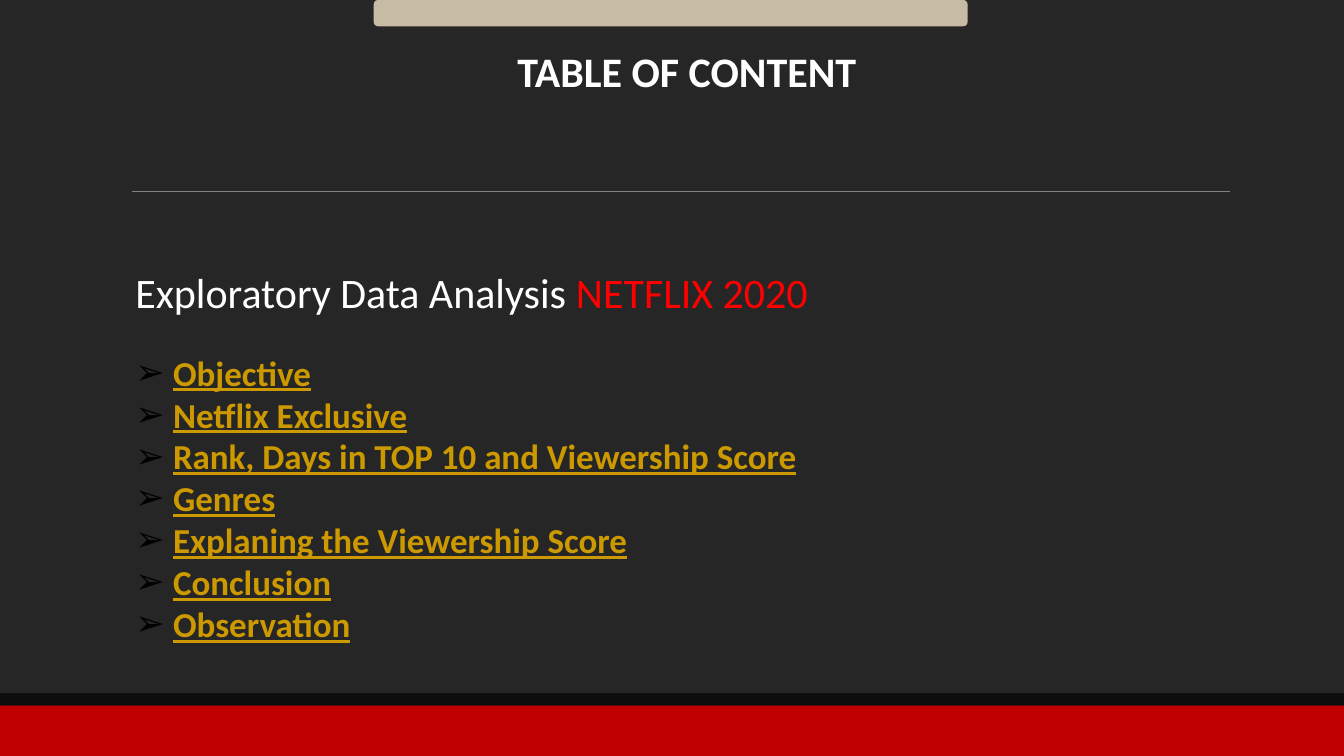
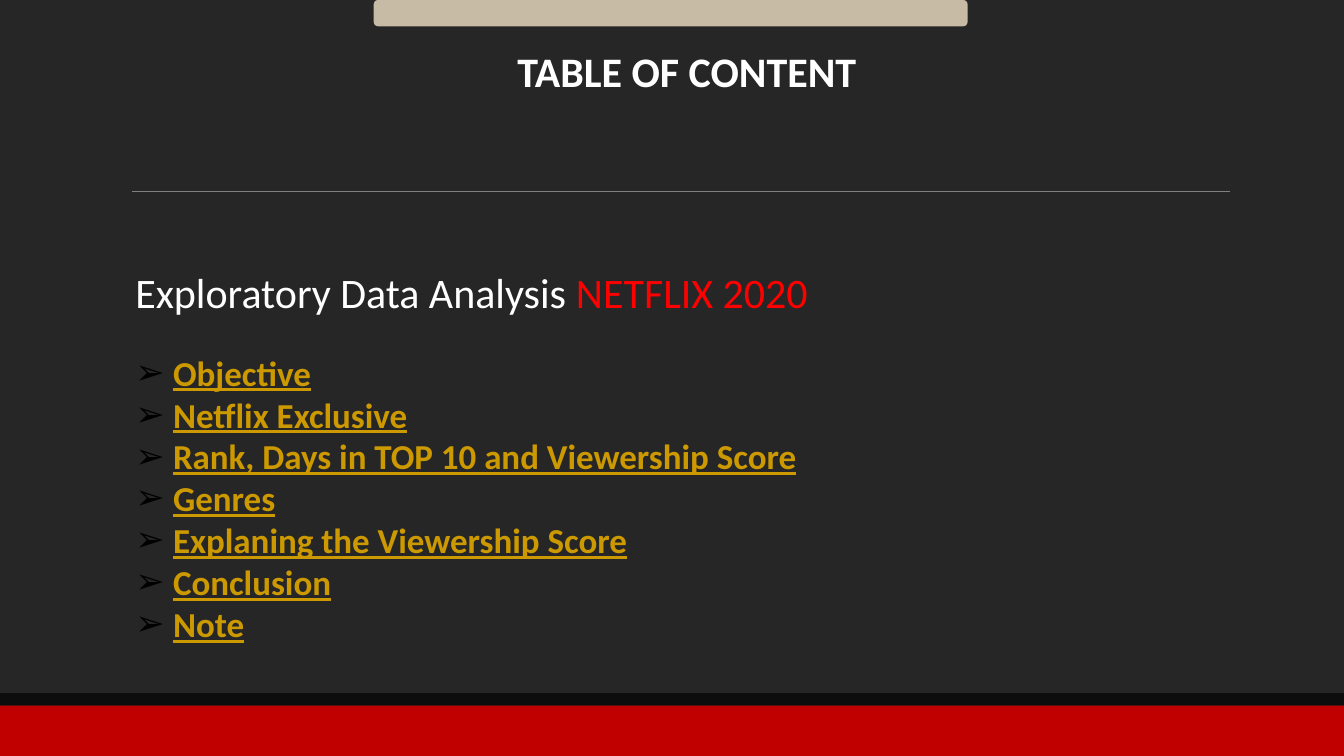
Before and after one commit to RiquelmoFerreira/Exploratory_Data_Analysis_Netflix_Top_10, a slide deck: slide 12 of Apresentacao-Presentation.pptx. Drawn at 1344x756 pixels with LibreOffice and Linux fonts; fonts in the diff are those of the drawing. Boxes give left, top, right and bottom in pixels: in the first picture for what was removed or moved away, otherwise in the second. Text is boxed around its words. In the diff, an @@ line names an element or a change of style, - is before the commit and + after.

```diff
--- a/Apresentacao-Presentation.pptx
+++ b/Apresentacao-Presentation.pptx
@@ text at [173, 614, 244, 643]: text changed @@
-➢ Observation
+➢ Note
```
Also in this commit, not shown: 1 other slide changed.
